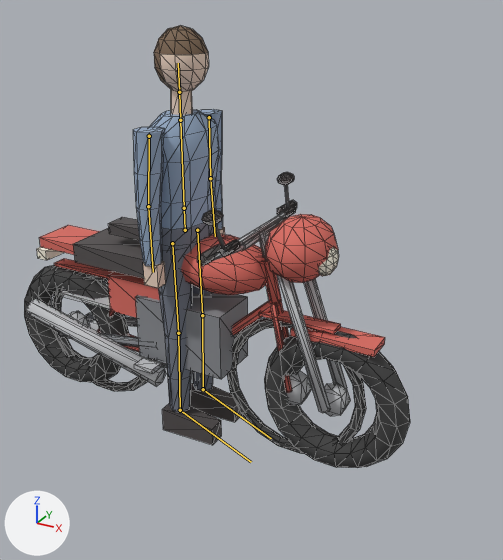
The glTF model public/figures.glb as it was, and as the next commit left it.
Before and after are seen from a 50 mm camera at (1.62, -2.35, 1.97) aimed at (0.3, 0.05, 0.77). Every picture has the same lights, and +X, +Y and +Z are marked at lower left. The picture after the commit comes second. The bones that bend it are drawn over the model as lines. Mesh edges are drawn as thin lines.

In view in the first picture: 'Bike', 'Figure', 'Moto'.
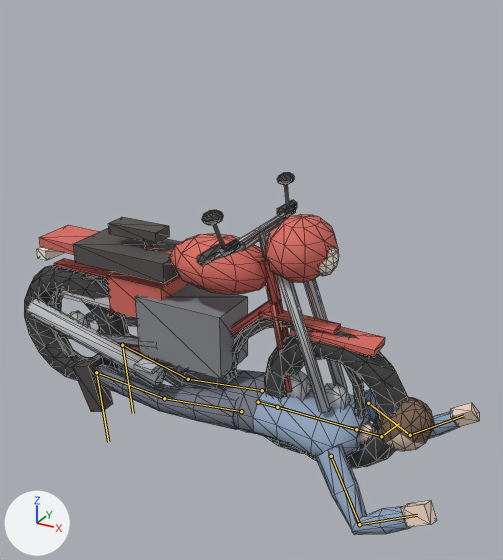
The newer file adds an action. The first version stands in its rest pose; the second is drawn at frame 14 of the action 'tackle'.

Location of each change, [x1, y1, x2, y2] in pixels of the pictures (503 x 560 px):
'Figure', posed
    before: [133, 26, 242, 445]
    after: [72, 349, 480, 534]
bone 'hips', root to tip
    before: (185, 230) to (184, 208)
    after: (258, 402) to (277, 407)
bone 'spine', root to tip
    before: (184, 208) to (180, 120)
    after: (277, 407) to (356, 429)
bone 'head', root to tip
    before: (179, 92) to (178, 63)
    after: (381, 436) to (399, 423)
bone 'upper_arm.L', root to tip
    before: (209, 117) to (210, 178)
    after: (368, 403) to (410, 435)
bone 'forearm.L', root to tip
    before: (210, 178) to (215, 236)
    after: (410, 435) to (464, 415)
bone 'upper_arm.R', root to tip
    before: (149, 136) to (148, 206)
    after: (331, 456) to (359, 524)
bone 'forearm.R', root to tip
    before: (148, 206) to (153, 272)
    after: (359, 524) to (417, 515)
bone 'thigh.L', root to tip
    before: (197, 230) to (202, 315)
    after: (262, 390) to (188, 379)
bone 'shin.L', root to tip
    before: (202, 315) to (203, 389)
    after: (188, 379) to (122, 345)
bone 'foot.L', root to tip
    before: (203, 389) to (271, 438)
    after: (122, 345) to (133, 413)
bone 'thigh.R', root to tip
    before: (172, 243) to (178, 333)
    after: (241, 411) to (164, 398)
bone 'shin.R', root to tip
    before: (178, 333) to (180, 410)
    after: (164, 398) to (96, 372)
bone 'foot.R', root to tip
    before: (180, 410) to (251, 462)
    after: (96, 372) to (108, 442)

The edits, one by one:
Bone 'hips' (bone_hips) moves from (0.0, 0.0, 0.0) to (0.36, -0.76, 0.0).
Bone 'hips' (bone_hips) turns from (0, 0, 0) to (0, 0, -86) degrees about its own x, y and z.
Bone 'spine' (bone_spine) turns from (0, 0, 0) to (0, 0, -3) degrees about its own x, y and z.
Bone 'head' (bone_head) turns from (0, 0, 0) to (0, 17, 52) degrees about its own x, y and z.
Bone 'upper_arm.L' (bone_upper_arm_l) turns from (0, 0, 0) to (25, -7, -136) degrees about its own x, y and z.
Bone 'forearm.L' (bone_forearm_l) turns from (0, 0, 0) to (4, 0, -77) degrees about its own x, y and z.
Bone 'upper_arm.R' (bone_upper_arm_r) turns from (0, 0, 0) to (-28, 0, -134) degrees about its own x, y and z.
Bone 'forearm.R' (bone_forearm_r) turns from (0, 0, 0) to (1, 4, -77) degrees about its own x, y and z.
Bone 'thigh.L' (bone_thigh_l) turns from (0, 0, 0) to (0, 0, -3) degrees about its own x, y and z.
Bone 'shin.L' (bone_shin_l) turns from (0, 0, 0) to (0, 0, 17) degrees about its own x, y and z.
Bone 'foot.L' (bone_foot_l) turns from (0, 0, 0) to (34, 4, -13) degrees about its own x, y and z.
Bone 'thigh.R' (bone_thigh_r) turns from (0, 0, 0) to (0, 0, -3) degrees about its own x, y and z.
Bone 'shin.R' (bone_shin_r) turns from (0, 0, 0) to (0, 0, 9) degrees about its own x, y and z.
Bone 'foot.R' (bone_foot_r) turns from (0, 0, 0) to (26, 2, -11) degrees about its own x, y and z.
